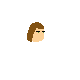
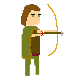
Two versions of the same layered image (80 × 80). Layer-by-layer changes:
renamed "Background" to "Layer", painted on it over [21,3,64,76]
